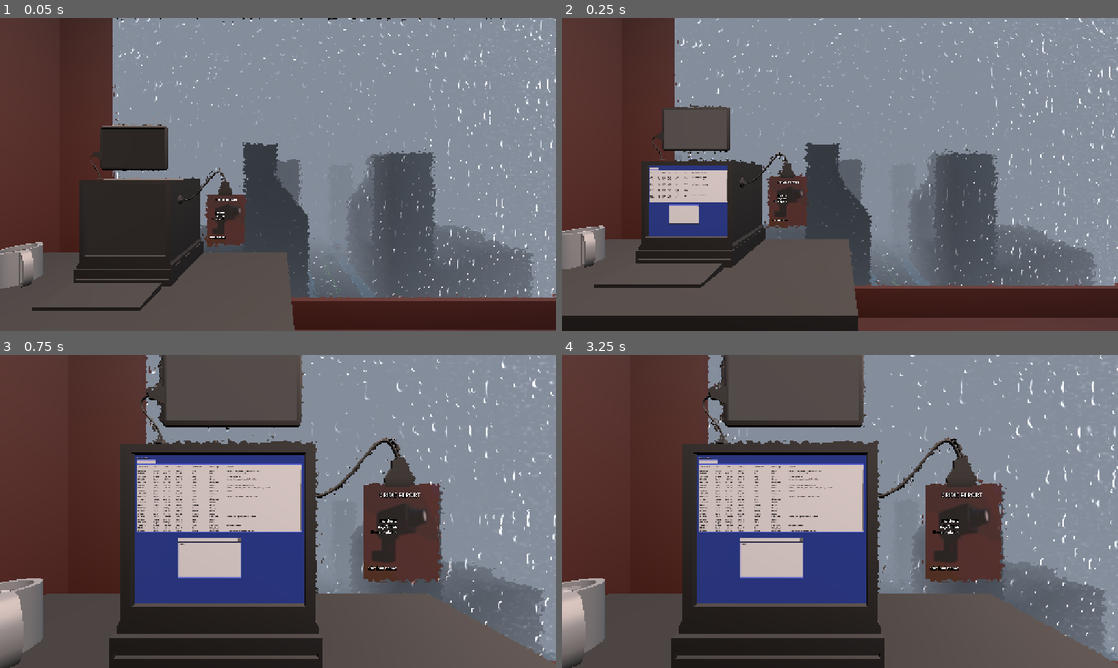
Above: before the commit, frames 1-4 (two rows, left to right).
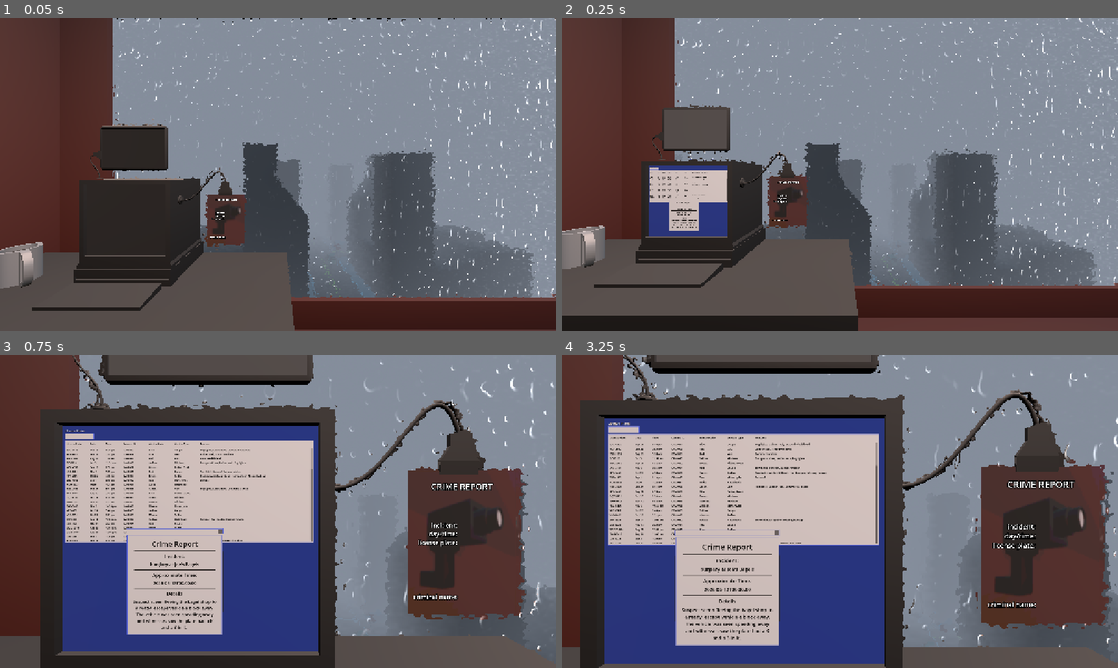
Above: after the commit, the same moments.

Repository: Ciph3rzer0/brackeys-2026.2-trust-no-one
Game: Godot game, scene res://scenes/city.tscn
The game is run twice, just before and just after one commit, with the same random seed, the same clock (stepped at 60 frames per second) and the same inputs. Sound files missing from this copy of the repository are replaced by a short silence.
Inputs (mouse positions are in pixels of both pictures, inside the frame that each line leads up to):
- Up to frame 1 (0.05 s): no input
- Up to frame 2 (0.25 s): no input
- Up to frame 3 (0.75 s): tap Enter at 0.5 s; move the mouse to (305, 511) at 0.52 s; hold W (pc_forward) from 0.53 s (still down); hold E (pc_interact) from 0.53 s (still down); click (305, 511) at 0.67 s
- Up to frame 4 (3.25 s): tap Space at 0.77 s; release W (pc_forward) at 1.25 s; release E (pc_interact) at 1.25 s; drag from (728, 527) to (812, 574) at 1.27 s; move the mouse to (895, 442) at 2.02 s; hold D (pc_right) 2.03-2.75 s; hold E (pc_interact) 2.03-2.75 s; tap Q at 2.1 s; click (895, 442) at 2.17 s; drag from (812, 574) to (673, 464) at 2.77 s

Frame 1 is identical in both runs. In frame 2, 0.3% of the frame differs, in the area x 19-25%, y 57-68%; in frame 3, 57%; in frame 4, 67%, in the area x 0-100%, y 0-100%.

Commit message:
feat: first quest display

Diff:
--- a/scenes/city.tscn
+++ b/scenes/city.tscn
@@ -417,6 +417,7 @@
 
 [node name="ComputerScreen" type="StaticBody3D" parent="Screens" unique_id=2105178651 node_paths=PackedStringArray("computer_viewport")]
 transform = Transform3D(-1, 0, -8.742278e-08, 0, 1, 0, 8.742278e-08, 0, -1, 2.555, 37.457, -53.86)
+collision_layer = 4096
 script = ExtResource("3_obbxu")
 computer_viewport = NodePath("../../ComputerScreenRenders/ComputerMonitor")
 quad_mesh = ExtResource("15_agolw")
@@ -4252,6 +4253,9 @@
 
 [node name="Chair Interaction" type="Area3D" parent="Gameplay" unique_id=402669167 node_paths=PackedStringArray("redirect_input") groups=["InteractiveMount"]]
 transform = Transform3D(0.99999994, 0, 0, 0, 1, 0, 0, 0, 0.99999994, 2.2714262, 35.188118, -54.854343)
+collision_layer = 0
+input_ray_pickable = false
+monitorable = false
 script = ExtResource("14_yles7")
 redirect_input = NodePath("../../ComputerScreenRenders/ComputerMonitor")
 
--- a/scenes/player.tscn
+++ b/scenes/player.tscn
@@ -3,10 +3,12 @@
 [ext_resource type="Script" uid="uid://b38bjfcu3wwbu" path="res://scripts/player.gd" id="1_3vyb7"]
 
 [sub_resource type="CapsuleMesh" id="CapsuleMesh_0o143"]
+radius = 0.25
 
 [sub_resource type="PrismMesh" id="PrismMesh_obbxu"]
 
 [sub_resource type="CapsuleShape3D" id="CapsuleShape3D_h45xw"]
+radius = 0.25
 
 [node name="Player" type="CharacterBody3D" unique_id=1865119778 node_paths=PackedStringArray("cam")]
 script = ExtResource("1_3vyb7")
--- a/scripts/player.gd
+++ b/scripts/player.gd
@@ -64,11 +64,24 @@
 			global_rotation = mount.global_rotation
 			_mounted_object = mount
 			cam.rotation_degrees.x = 0
+			change_fov(50.0, 0.27)
 			set_mouse_free(true)
 
 func dismount():
 	_mounted_object = null
+	change_fov(75.0, 0.05)
 	set_mouse_free(false)
+
+
+var fov_tween: Tween
+func change_fov(target_fov: float, duration: float) -> void:
+	# Kill any active tween to prevent jittery, conflicting animations
+	if fov_tween and fov_tween.is_valid():
+		fov_tween.kill()
+
+	# Create a new tween and animate the fov property
+	fov_tween = create_tween()
+	fov_tween.tween_property(cam, "fov", target_fov, duration).set_trans(Tween.TRANS_SINE).set_ease(Tween.EASE_IN_OUT)
 
 var exit_button_held_timer := 0.0
 func _process(delta: float) -> void:
--- /dev/null
+++ b/scripts/quests/first_quest.tres
@@ -0,0 +1,12 @@
+[gd_resource type="Resource" script_class="Quest" format=3 uid="uid://mlx6hgu5bc7w"]
+
+[ext_resource type="Script" uid="uid://dy022jdobl3k8" path="res://scripts/quests/quest.gd" id="1_8qnhx"]
+
+[resource]
+script = ExtResource("1_8qnhx")
+correct_plate = "OKR-9153"
+incident = "burglary at Joe's Bagels"
+details = "Suspect sceen fleeing the bagel shop to a ready  escape vehicle a block away.  The vehicle was seen speeding away and witnesses saw the plate had a K and a 3 in it. "
+datetime_start = "2026-06-12T00:00:00"
+datetime_end = "2026-06-12T01:00:00"
+metadata/_custom_type_script = "uid://dy022jdobl3k8"
--- a/scripts/quests/quest.gd
+++ b/scripts/quests/quest.gd
@@ -1,9 +1,46 @@
 class_name Quest
 extends Resource
 
-var incident: String
-var datetime_start: int
-var datetime_end: int
-var plate: String
+@export var correct_plate: String
 
-var correct_plate: String
+@export var incident: String
+@export_multiline var details: String
+
+
+## Actual stored value — a Unix timestamp (int). Hidden from the inspector,
+## but still saved with the resource. Use this from code: my_resource.date_unix
+@export_storage var datetime_start_unix: int = 0
+
+## What shows in the inspector: type a date like "2026-08-26".
+@export var datetime_start: String = "":
+	get:
+		if datetime_start_unix == 0:
+			return ""
+		return Time.get_date_string_from_unix_time(datetime_start_unix)
+	set(value):
+		if value.is_empty():
+			datetime_start_unix = 0
+			return
+		var parsed := Time.get_unix_time_from_datetime_string(value)
+		if parsed == 0 and value != "1970-01-01":
+			push_warning("DatedResource: couldn't parse date '%s', expected YYYY-MM-DD" % value)
+		datetime_start_unix = parsed
+
+## Actual stored value — a Unix timestamp (int). Hidden from the inspector,
+## but still saved with the resource. Use this from code: my_resource.date_unix
+@export_storage var datetime_end_unix: int = 0
+
+## What shows in the inspector: type a date like "2026-08-26".
+@export var datetime_end: String = "":
+	get:
+		if datetime_end_unix == 0:
+			return ""
+		return Time.get_date_string_from_unix_time(datetime_end_unix)
+	set(value):
+		if value.is_empty():
+			datetime_end_unix = 0
+			return
+		var parsed := Time.get_unix_time_from_datetime_string(value)
+		if parsed == 0 and value != "1970-01-01":
+			push_warning("DatedResource: couldn't parse date '%s', expected YYYY-MM-DD" % value)
+		datetime_end_unix = parsed
--- a/ui/crime-report/crime_report.gd
+++ b/ui/crime-report/crime_report.gd
@@ -1 +1,12 @@
-extends Window
+extends Control
+
+@export var quest: Quest: set = set_quest
+
+func _ready() -> void:
+	%Time.text = Time.get_datetime_string_from_unix_time(quest.datetime_start_unix)
+	%Incident.text = quest.incident
+	%Plate.text = quest.details
+
+func set_quest(_quest: Quest):
+	if !_quest: return
+	quest = _quest
--- a/ui/crime-report/crime_report.tscn
+++ b/ui/crime-report/crime_report.tscn
@@ -1,16 +1,91 @@
 [gd_scene format=3 uid="uid://dukf0r3kv7h3u"]
+
+[ext_resource type="Script" uid="uid://crvv5bco8yote" path="res://ui/crime-report/crime_report.gd" id="1_25t53"]
+[ext_resource type="Resource" uid="uid://mlx6hgu5bc7w" path="res://scripts/quests/first_quest.tres" id="2_eqs3u"]
+
+[sub_resource type="StyleBoxFlat" id="StyleBoxFlat_uhg71"]
+bg_color = Color(0, 0, 0, 1)
+border_width_left = 10
+border_width_right = 10
+border_color = Color(0.8, 0.8, 0.8, 0)
 
 [node name="CrimeReport" type="PanelContainer" unique_id=1163959814]
 offset_left = 407.0
 offset_top = 58.0
 offset_right = 782.0
 offset_bottom = 522.0
+script = ExtResource("1_25t53")
+quest = ExtResource("2_eqs3u")
 
-[node name="Control" type="Control" parent="." unique_id=848733636]
+[node name="MarginContainer" type="MarginContainer" parent="." unique_id=1544216645]
 layout_mode = 2
+theme_override_constants/margin_left = 20
+theme_override_constants/margin_top = 20
+theme_override_constants/margin_right = 20
+theme_override_constants/margin_bottom = 20
 
-[node name="Label" type="Label" parent="Control" unique_id=1819332280]
-layout_mode = 0
-offset_right = 40.0
-offset_bottom = 17.0
-text = "CRIIMES"
+[node name="VBoxContainer" type="VBoxContainer" parent="MarginContainer" unique_id=232240578]
+layout_mode = 2
+theme_override_constants/separation = 10
+
+[node name="Header" type="Label" parent="MarginContainer/VBoxContainer" unique_id=290499644]
+layout_mode = 2
+theme_override_font_sizes/font_size = 36
+text = "Crime Report"
+horizontal_alignment = 1
+
+[node name="Divider" type="Panel" parent="MarginContainer/VBoxContainer" unique_id=1979503544]
+custom_minimum_size = Vector2(0, 4)
+layout_mode = 2
+theme_override_styles/panel = SubResource("StyleBoxFlat_uhg71")
+
+[node name="IncidentTitle" type="Label" parent="MarginContainer/VBoxContainer" unique_id=990062691]
+layout_mode = 2
+theme_override_font_sizes/font_size = 24
+text = "Incident:"
+horizontal_alignment = 1
+
+[node name="Incident" type="Label" parent="MarginContainer/VBoxContainer" unique_id=1114975575]
+unique_name_in_owner = true
+layout_mode = 2
+theme_override_font_sizes/font_size = 22
+text = "<burglary at Joe's Bagels>"
+horizontal_alignment = 1
+
+[node name="Divider3" type="Panel" parent="MarginContainer/VBoxContainer" unique_id=386149315]
+custom_minimum_size = Vector2(0, 4)
+layout_mode = 2
+theme_override_styles/panel = SubResource("StyleBoxFlat_uhg71")
+
+[node name="DateTitle" type="Label" parent="MarginContainer/VBoxContainer" unique_id=1597548356]
+layout_mode = 2
+theme_override_font_sizes/font_size = 24
+text = "Approximate Time:"
+horizontal_alignment = 1
+
+[node name="Time" type="Label" parent="MarginContainer/VBoxContainer" unique_id=1969729799]
+unique_name_in_owner = true
+layout_mode = 2
+theme_override_font_sizes/font_size = 22
+text = "<XK3-JT*1>"
+horizontal_alignment = 1
+
+[node name="Divider2" type="Panel" parent="MarginContainer/VBoxContainer" unique_id=539637987]
+custom_minimum_size = Vector2(0, 4)
+layout_mode = 2
+theme_override_styles/panel = SubResource("StyleBoxFlat_uhg71")
+
+[node name="PlateLabel" type="Label" parent="MarginContainer/VBoxContainer" unique_id=1859087249]
+layout_mode = 2
+theme_override_font_sizes/font_size = 24
+text = "Details"
+horizontal_alignment = 1
+
+[node name="Plate" type="Label" parent="MarginContainer/VBoxContainer" unique_id=1378861698]
+unique_name_in_owner = true
+custom_minimum_size = Vector2(100, 0)
+layout_mode = 2
+theme_override_font_sizes/font_size = 22
+text = "<XK3-JT*1>"
+horizontal_alignment = 1
+autowrap_mode = 2
Not shown: 1 places in scenes/city.tscn that only renumber resources
